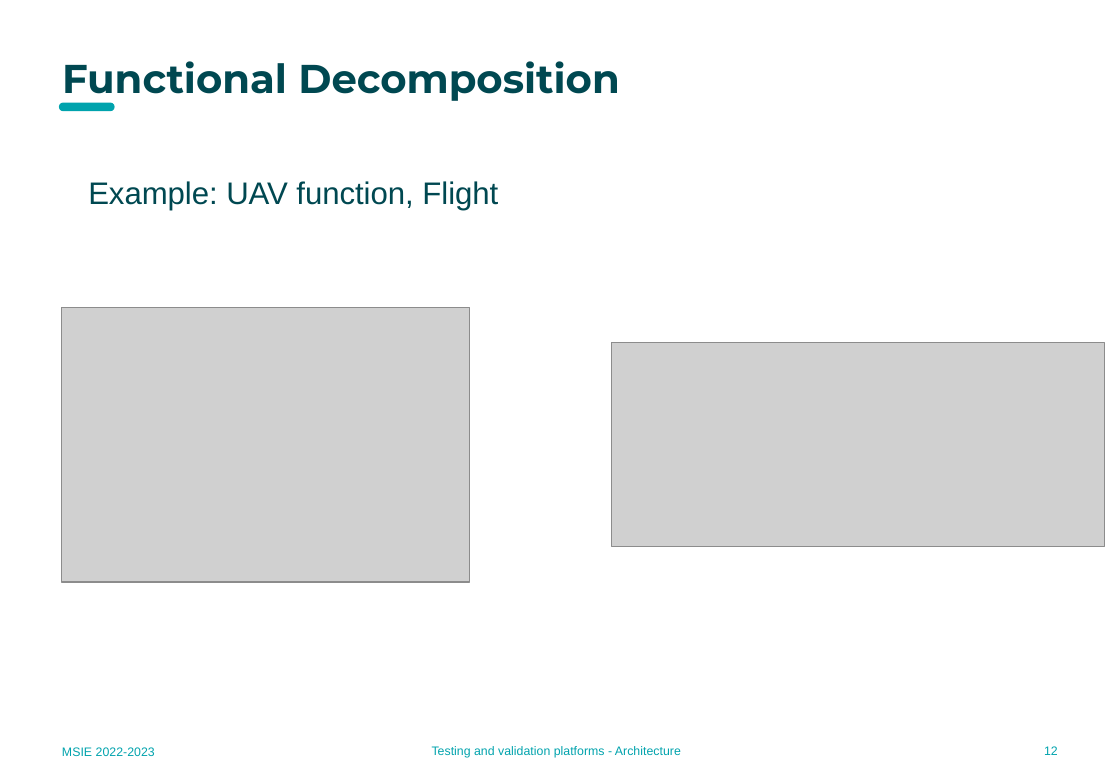
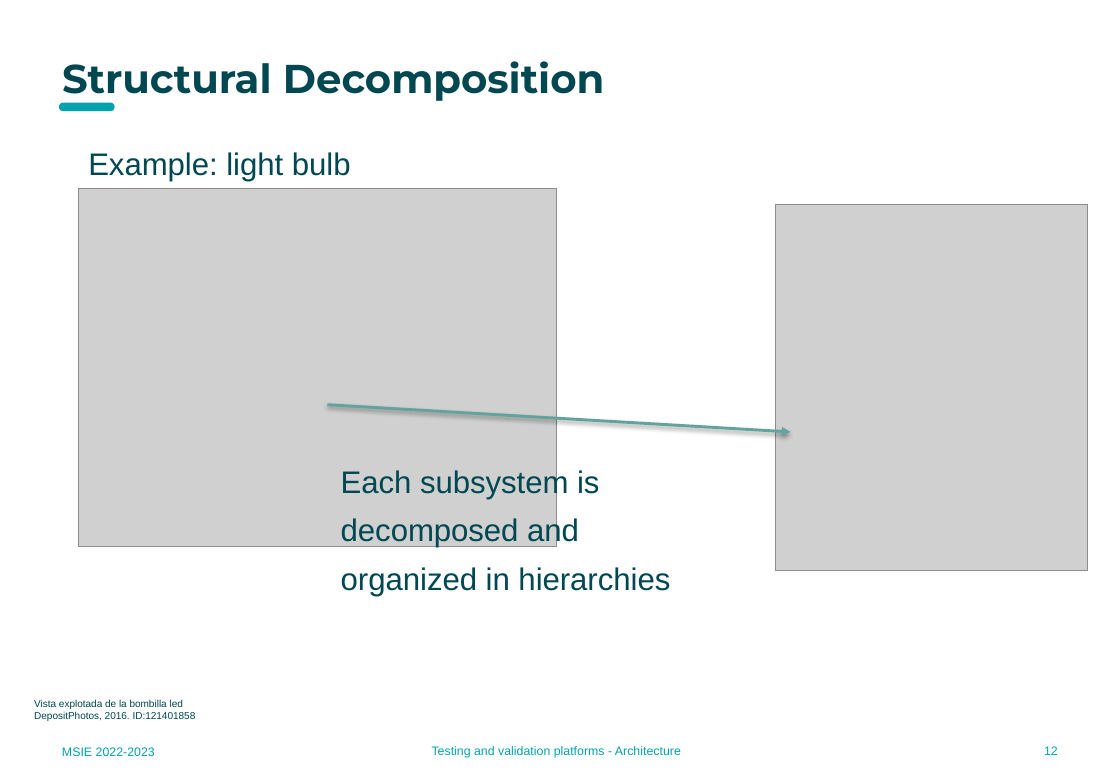
Before and after one commit to MU-MATHWORKS/MODEL-BASED-LIFE-CYCLE-WITH-MATLAB-SIMULINK, a slide deck: slide 12 of PHASE4_Architecture/docs/3.1 Architecure management.pptx. Drawn at 1120x775 pixels with LibreOffice and Linux fonts; fonts in the diff are those of the drawing; grey boxes stand for pictures; background and template pictures are left out. Boxes give left, top, right and bottom in pixels: in the first picture for what was removed or moved away, otherwise in the second. Text is boxed around its words. In the diff, an @@ line names an element or a change of style, - is before the commit and + after.

```diff
--- a/PHASE4_Architecture/docs/3.1 Architecure management.pptx
+++ b/PHASE4_Architecture/docs/3.1 Architecure management.pptx
@@ title at (62, 61, 604, 103): text changed @@
-Functional Decomposition
+Structural Decomposition
@@ text at (88, 152, 351, 182): text changed @@
-Example: UAV function, Flight
+Example: light bulb
@@ picture added at (79, 188, 556, 547) @@
@@ picture: place and size @@
-picture at (611, 343, 1104, 547)
+picture at (776, 205, 1088, 571)
@@ picture removed at (62, 307, 470, 582) @@
@@ arrow added from (328, 405) to (791, 432), #62A39F 2 pt @@
@@ text added at (341, 468, 670, 596), 21.7 pt, text #004851 @@
+Each subsystem is decomposed and organized in hierarchies
@@ text added at (34, 699, 196, 721), 7 pt, text #004851 @@
+Vista explotada de la bombilla led
+DepositPhotos, 2016. ID:121401858
```
Also in this commit, not shown: 3 other slides changed, 1 slide removed.
